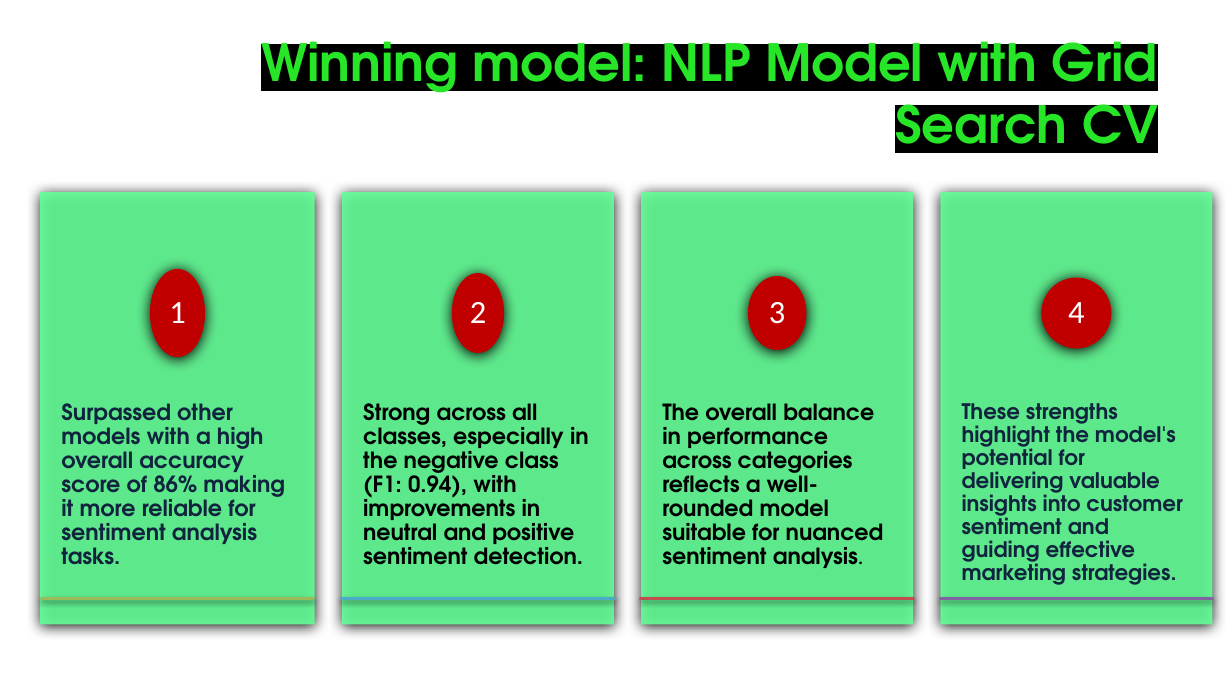
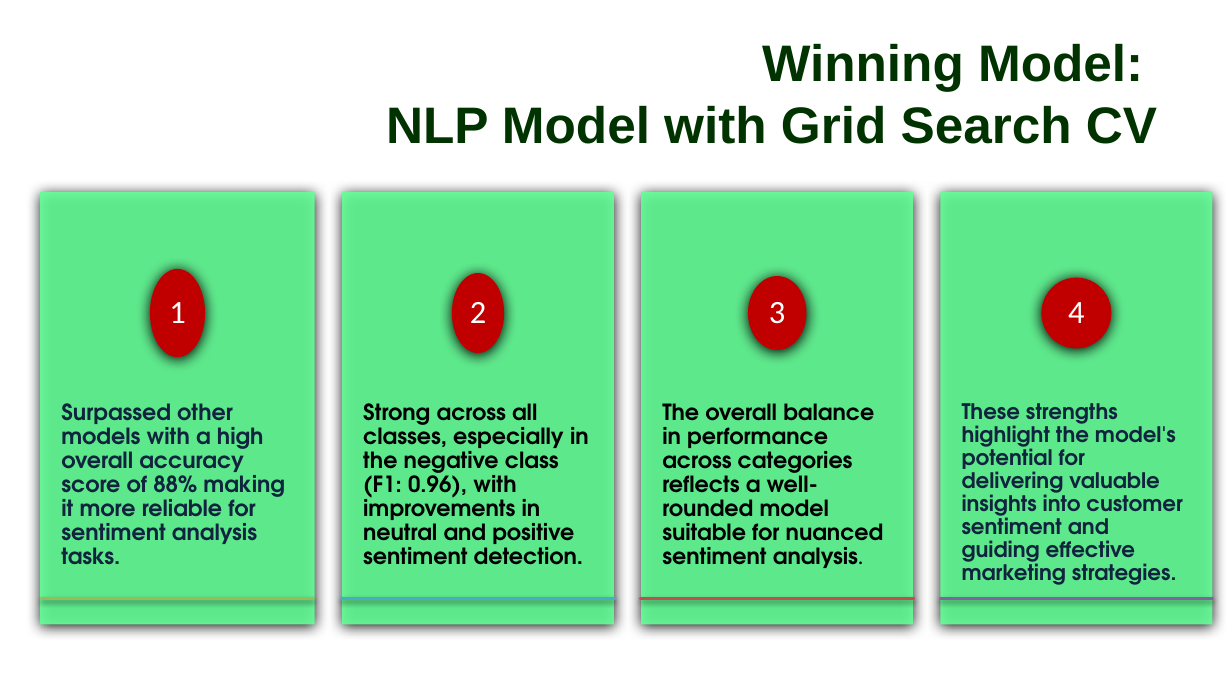
Before and after one commit to jgatharia/Phase_4_Project_, a slide deck: slide 9 of Presentation.pptx. Drawn at 1232x693 pixels with LibreOffice and Linux fonts; fonts in the diff are those of the drawing; background and template pictures are left out. Boxes give left, top, right and bottom in pixels: in the first picture for what was removed or moved away, otherwise in the second. Text is boxed around its words. In the diff, an @@ line names an element or a change of style, - is before the commit and + after.

Commit message:
updated the presentation

```diff
--- a/Presentation.pptx
+++ b/Presentation.pptx
@@ title at (386,43,1157,144): text changed; font TeX Gyre Adventor to Arial; text colour #27E527 to #003300 @@
-Winning model: NLP Model with Grid Search CV
+Winning Model:
+NLP Model with Grid Search CV
@@ text at (61,403,285,565): text changed @@
-Surpassed other models with a high overall accuracy score of 86% making it more reliable for sentiment analysis tasks.
+Surpassed other models with a high overall accuracy score of 88% making it more reliable for sentiment analysis tasks.
@@ text at (363,403,589,565): text changed @@
-Strong across all classes, especially in the negative class (F1: 0.94), with improvements in neutral and positive sentiment detection.
+Strong across all classes, especially in the negative class (F1: 0.96), with improvements in neutral and positive sentiment detection.
```
Also in this commit, not shown: 12 other slides changed.
